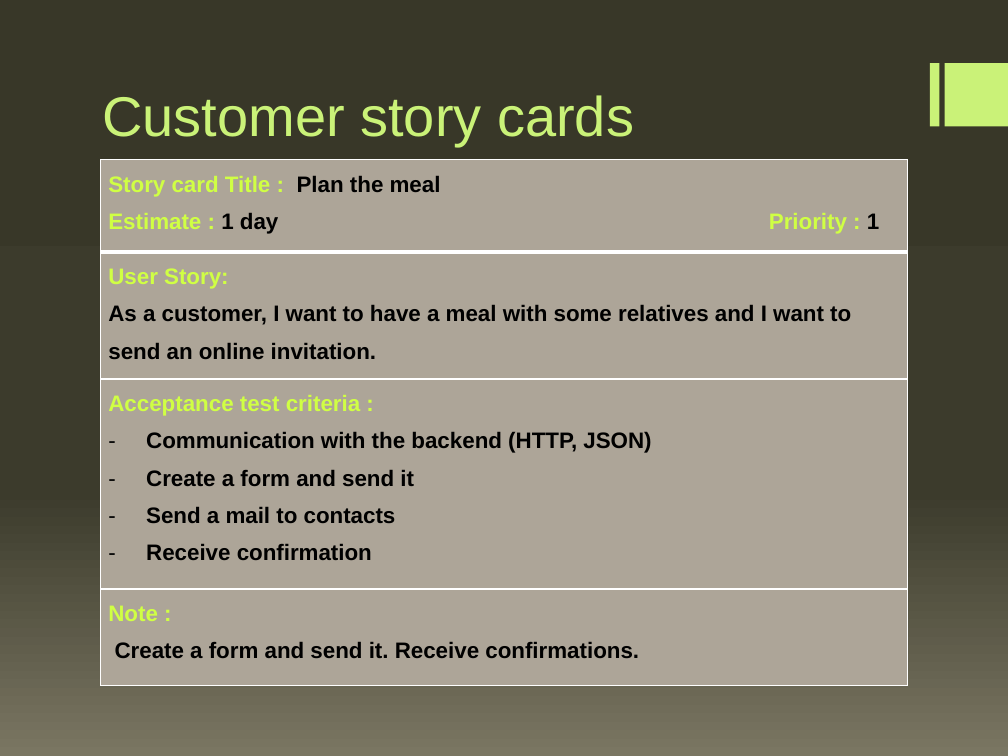
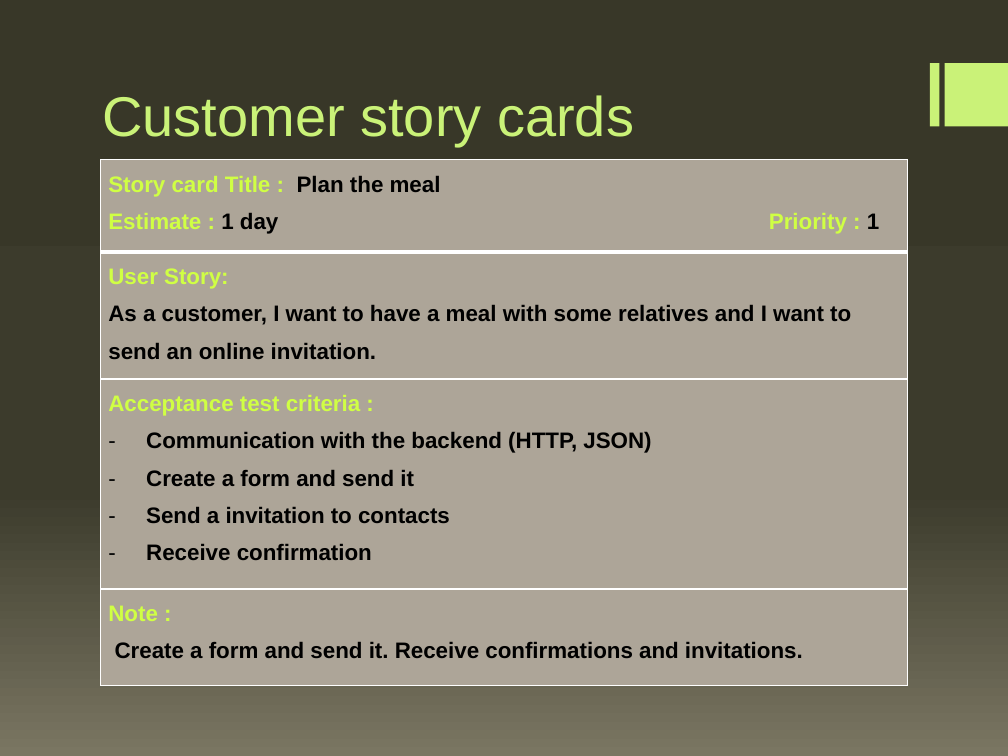
Before and after one commit to vayan/11Meal, a slide deck: slide 3 of User Story2.pptx. Drawn at 1008x756 pixels with LibreOffice and Linux fonts; fonts in the diff are those of the drawing. Boxes give left, top, right and bottom in pixels: in the first picture for what was removed or moved away, otherwise in the second. Text is boxed around its words. In the diff, an @@ line names an element or a change of style, - is before the commit and + after.

Commit message:
scrum + update user story

```diff
--- a/User Story2.pptx
+++ b/User Story2.pptx
@@ table at (101,159,907,685) @@
-row 3, column 1: Acceptance test criteria : / Communication with the backend (HTTP, JSON) / Create a form and send it / Send a mail to contacts / Receive confirmation
+row 3, column 1: Acceptance test criteria : / Communication with the backend (HTTP, JSON) / Create a form and send it / Send a invitation to contacts / Receive confirmation
-row 4, column 1: Note : / Create a form and send it. Receive confirmations.
+row 4, column 1: Note : / Create a form and send it. Receive confirmations and invitations.
```
Also in this commit, not shown: 3 other slides changed, 1 slide added, 1 other file.
